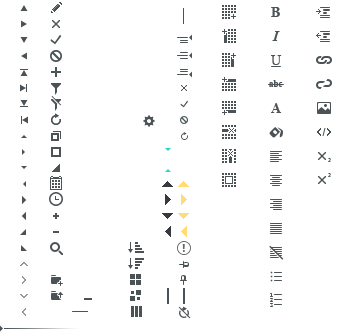
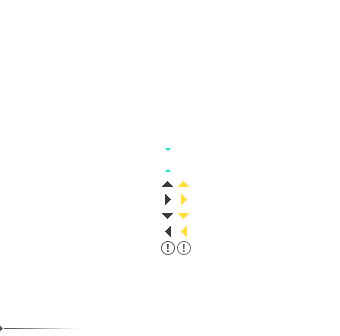
Layers edited between the first and the second 340px x 336px image:
painted on "small-x-hover" over [181, 85, 187, 91]
painted on "toolbar drag hover" over [183, 288, 185, 304]
painted on "toolbar drag" over [167, 288, 169, 304]
painted on "exception hover" over [178, 306, 191, 319]
